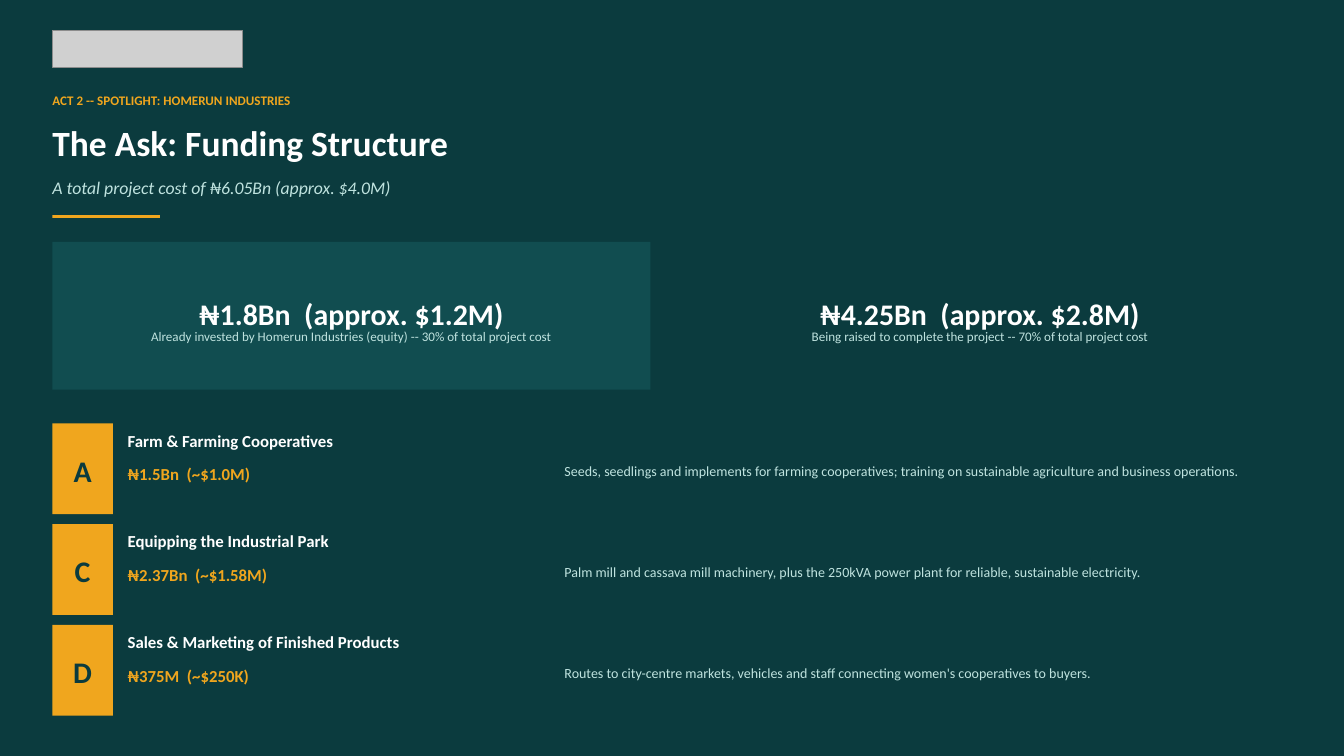
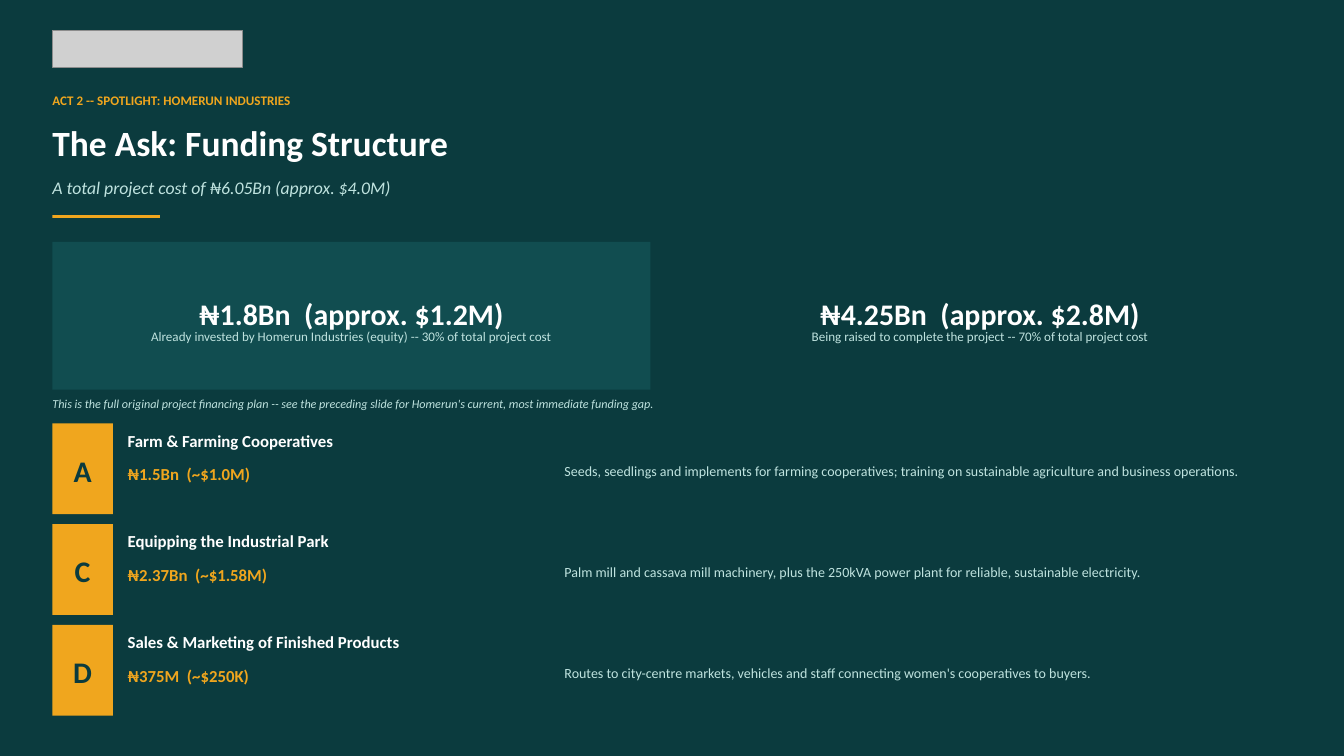
Before and after one commit to jakoyere-collab/NGO-Opportunities, a slide deck: slide 20 of deliverables/PW_Nigeria_Homerun_Industries_BA_Briefing.pptx (slide 16 before the commit). Drawn at 1344x756 pixels with LibreOffice and Linux fonts; fonts in the diff are those of the drawing; grey boxes stand for pictures. Boxes give left, top, right and bottom in pixels: in the first picture for what was removed or moved away, otherwise in the second. Text is boxed around its words. In the diff, an @@ line names an element or a change of style, - is before the commit and + after.

```diff
--- a/deliverables/PW_Nigeria_Homerun_Industries_BA_Briefing.pptx
+++ b/deliverables/PW_Nigeria_Homerun_Industries_BA_Briefing.pptx
@@ text added at [52, 399, 654, 410], 13 pt, text #BFE3DF, italic @@
+This is the full original project financing plan -- see the preceding slide for Homerun's current, most immediate funding gap.
```
Also in this commit, not shown: 4 other slides changed, 5 slides added.
